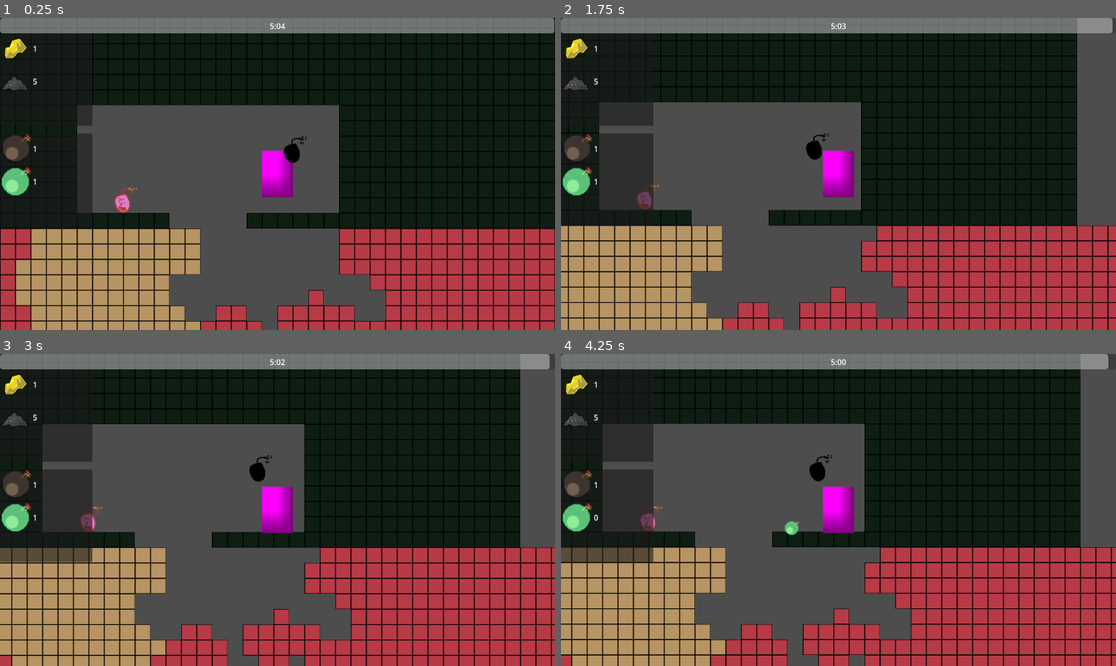
Above: before the commit, frames 1-4 (two rows, left to right).
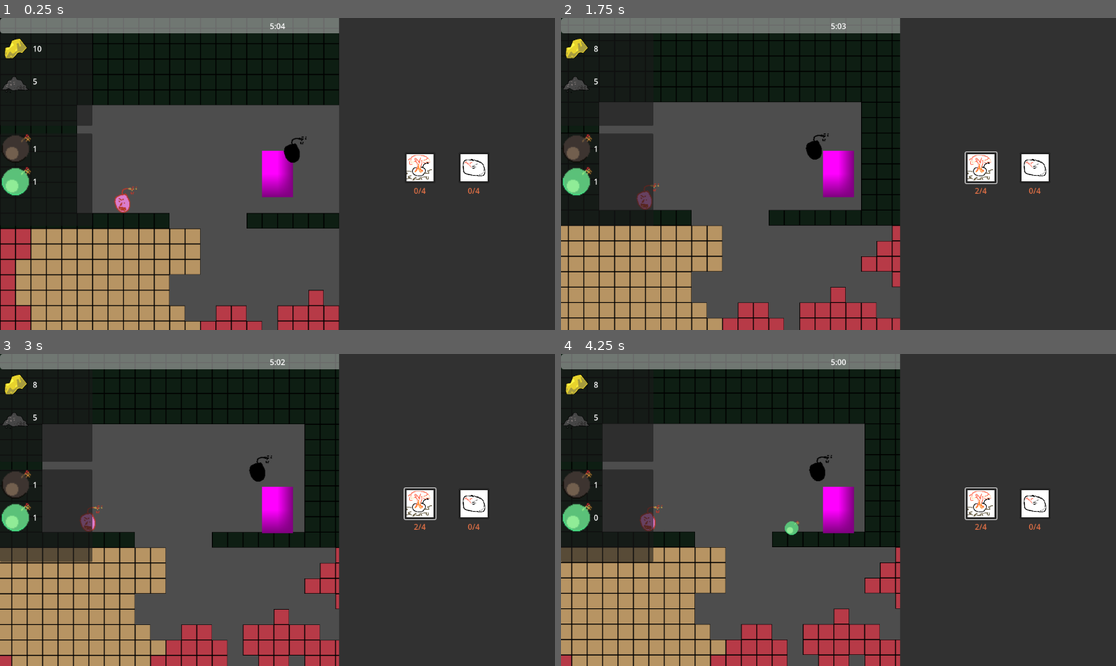
Above: after the commit, the same moments.

Repository: DevFTB/LD57
Game: Godot game, scene res://game.tscn
Two runs of this game, one before a commit and one after it. Both use one fixed random seed, a clock stepped at 60 frames per second and the inputs below.
Inputs (mouse positions are in pixels of both pictures, inside the frame that each line leads up to):
- Up to frame 1 (0.25 s): no input
- Up to frame 2 (1.75 s): click (982, 167) at 0.52 s; tap Enter at 1.25 s; move the mouse to (960, 158) at 1.27 s; hold D (move_right) from 1.28 s (still down); tap E (interact) at 1.35 s; tap W (jump) at 1.52 s; tap 1 (select_bomb_1) at 1.55 s
- Up to frame 3 (3 s): move the mouse to (166, 525) at 2.02 s; tap 1 (select_bomb_1) at 2.1 s; tap W (jump) at 2.27 s; tap 2 (select_bomb_2) at 2.3, 2.85 s; move the mouse to (333, 441) at 2.77 s; release D (move_right) at 2.78 s; hold A (move_left) from 2.78 s (still down)
- Up to frame 4 (4.25 s): tap 3 (select_bomb_3) at 3.05, 3.6 s; move the mouse to (810, 572) at 3.52 s; release A (move_left) at 3.53 s; hold D (move_right) from 3.53 s (still down); tap W (jump) at 3.77 s; click (810, 572) at 3.8 s

The runs differ from the first frame. In frame 1, 39% of the frame differs, in the area x 6-100%, y 0-100%; in frame 2, 39%; in frame 3, 39%, in the area x 5-100%, y 0-100%; in frame 4, 39%.

Commit message:
Limited upgrade menu to the spawn room

Diff:
--- a/entities/player/player.gd
+++ b/entities/player/player.gd
@@ -13,12 +13,14 @@
 @export var available_bomb_types: Array[BombType]
 @export var throw_cooldown := 0.3
 
+var selected_bomb_item: Item
+var can_throw := true
+
+var upgrade_state: PlayerUpgradeState = PlayerUpgradeState.new()
+
 @onready var mineral_inventory_component: InventoryComponent = $MineralInventoryComponent
 @onready var bomb_inventory_component: InventoryComponent = $BombInventoryComponent
-@onready var bomb_cooldown : Timer = $BombCooldown
-
-var selected_bomb_item: Item
-var can_throw := true
+@onready var bomb_cooldown: Timer = $BombCooldown
 
 func _ready() -> void:
 	var inv := bomb_inventory_component.inventory
@@ -51,6 +53,8 @@
 	if items.size() > index:
 		selected_bomb_item = items[index]
 
+const UPGRADE_BOMB_HARDNESS = preload("res://systems/upgrades/upgrade_bomb_hardness.tres")
+const UPGRADE_BOMB_RADIUS = preload("res://systems/upgrades/upgrade_bomb_radius.tres")
 func initiate_throw() -> void:
 	#cooldown
 	can_throw = false
@@ -58,7 +62,12 @@
 
 	var direction := global_position.direction_to(get_global_mouse_position())
 
-	var bomb_type := selected_bomb_item.get_data_component(Item.DataCompontents.BOMB_DATA_COMPONENT) as BombType
+	var bomb_type : BombType = (selected_bomb_item.get_data_component(Item.DataCompontents.BOMB_DATA_COMPONENT)).duplicate()
+
+	# apply upgrades
+	bomb_type.hardness += upgrade_state.get_value(UPGRADE_BOMB_HARDNESS)
+	bomb_type.explosion_radius += upgrade_state.get_value(UPGRADE_BOMB_RADIUS)
+
 
 	var data := ThrowInitiatedEventData.new()
 	data.position = global_position
--- a/entities/player/player_inventory.tres
+++ b/entities/player/player_inventory.tres
@@ -8,7 +8,7 @@
 script = ExtResource("1_4wq8t")
 maximum_size = 50
 starting_inventory = {
-ExtResource("2_5l1br"): 1,
+ExtResource("2_5l1br"): 10,
 ExtResource("3_2qf1j"): 5
 }
 metadata/_custom_type_script = "uid://b0ogai8s7l7sc"
--- a/game.tscn
+++ b/game.tscn
@@ -1,24 +1,32 @@
-[gd_scene load_steps=15 format=4 uid="uid://dwd1eadkk13on"]
+[gd_scene load_steps=21 format=4 uid="uid://dwd1eadkk13on"]
 
 [ext_resource type="PackedScene" uid="uid://be4tedtvsf8on" path="res://entities/player/player.tscn" id="1_80nbo"]
 [ext_resource type="Script" uid="uid://bmkwbjas0ep82" path="res://systems/moab/moab_explosion_system.gd" id="1_j5wjh"]
 [ext_resource type="TileSet" uid="uid://ci0bxhrhedi27" path="res://world/tileset/test_tileset.tres" id="2_e2o6t"]
 [ext_resource type="Script" uid="uid://dxicxe0tvx28m" path="res://world.gd" id="2_hve3p"]
-[ext_resource type="Script" uid="uid://b2x8g2xixii70" path="res://ui/inventory_control.gd" id="3_feb5d"]
+[ext_resource type="Resource" uid="uid://b6xkpnkwkffbg" path="res://systems/upgrades/upgrade_bomb_radius.tres" id="3_e8heu"]
+[ext_resource type="Script" uid="uid://b2x8g2xixii70" path="res://ui/inventory/inventory_control.gd" id="3_feb5d"]
 [ext_resource type="Script" path="res://world/levelgen.gd" id="3_lc2xo"]
 [ext_resource type="Resource" uid="uid://ctoa5b8j1n1x3" path="res://entities/player/player_inventory.tres" id="4_7jktm"]
-[ext_resource type="PackedScene" uid="uid://caoy1avvlxhx0" path="res://ui/test_inventory_item_control.tscn" id="4_fc0e3"]
+[ext_resource type="PackedScene" uid="uid://caoy1avvlxhx0" path="res://ui/inventory/test_inventory_item_control.tscn" id="4_fc0e3"]
 [ext_resource type="Script" uid="uid://dgalf5pstb0iw" path="res://entities/throwables/bomb/bomb_type.gd" id="4_hve3p"]
 [ext_resource type="PackedScene" uid="uid://bq84mpxun851f" path="res://entities/moab/moab_entity.tscn" id="4_j5wjh"]
+[ext_resource type="Resource" uid="uid://b6nkhnlvgtk7s" path="res://systems/upgrades/upgrade_bomb_hardness.tres" id="4_rvswv"]
 [ext_resource type="PackedScene" uid="uid://jc5sht43d6gw" path="res://entities/enemies/enemy.tscn" id="5_vef74"]
 [ext_resource type="Script" uid="uid://cr0u8ykoigma" path="res://ui/bomb_timer/bomb_ui.gd" id="7_eow3j"]
 [ext_resource type="Resource" uid="uid://diae5nc080sux" path="res://entities/player/player_bomb_inventory.tres" id="8_mfdv2"]
+[ext_resource type="PackedScene" uid="uid://df3b6w0eshfhw" path="res://ui/upgrade/upgrade_button.tscn" id="9_215e1"]
+[ext_resource type="Script" uid="uid://1x04lpb258os" path="res://world/detectors/player_detector_area_2d.gd" id="9_rvswv"]
+[ext_resource type="Script" uid="uid://b3r1glubcsdwt" path="res://ui/upgrade/upgrade_gui.gd" id="14_e8heu"]
 
 [sub_resource type="NavigationPolygon" id="NavigationPolygon_vef74"]
 outlines = Array[PackedVector2Array]([PackedVector2Array(-629, -444, 704, -444, 699, 470, -633, 481, -641, -443)])
 parsed_collision_mask = 4294967041
 source_geometry_mode = 2
 agent_radius = 20.0
+
+[sub_resource type="RectangleShape2D" id="RectangleShape2D_rvswv"]
+size = Vector2(536, 224)
 
 [node name="Game" type="Node"]
 
@@ -61,9 +69,20 @@
 [node name="Enemy" parent="World" instance=ExtResource("5_vef74")]
 position = Vector2(160, -3360)
 
+[node name="SpawnAreaPlayerDetector" type="Area2D" parent="World"]
+position = Vector2(-32, -3328)
+collision_layer = 0
+collision_mask = 2
+script = ExtResource("9_rvswv")
+metadata/_custom_type_script = "uid://1x04lpb258os"
+
+[node name="CollisionShape2D" type="CollisionShape2D" parent="World/SpawnAreaPlayerDetector"]
+position = Vector2(12, -16)
+shape = SubResource("RectangleShape2D_rvswv")
+
 [node name="GUI" type="CanvasLayer" parent="."]
 
-[node name="Control" type="Control" parent="GUI"]
+[node name="HUD" type="Control" parent="GUI"]
 layout_mode = 3
 anchors_preset = 15
 anchor_right = 1.0
@@ -71,7 +90,7 @@
 grow_horizontal = 2
 grow_vertical = 2
 
-[node name="InventoryGUI2" type="PanelContainer" parent="GUI/Control" node_paths=PackedStringArray("control_parent")]
+[node name="InventoryGUI2" type="PanelContainer" parent="GUI/HUD" node_paths=PackedStringArray("control_parent")]
 layout_mode = 2
 offset_top = 240.0
 offset_right = 192.0
@@ -81,10 +100,10 @@
 item_control = ExtResource("4_fc0e3")
 control_parent = NodePath("VBoxContainer")
 
-[node name="VBoxContainer" type="VBoxContainer" parent="GUI/Control/InventoryGUI2"]
+[node name="VBoxContainer" type="VBoxContainer" parent="GUI/HUD/InventoryGUI2"]
 layout_mode = 2
 
-[node name="InventoryGUI" type="PanelContainer" parent="GUI/Control" node_paths=PackedStringArray("control_parent")]
+[node name="InventoryGUI" type="PanelContainer" parent="GUI/HUD" node_paths=PackedStringArray("control_parent")]
 layout_mode = 0
 offset_top = 32.0
 offset_right = 192.0
@@ -94,10 +113,10 @@
 item_control = ExtResource("4_fc0e3")
 control_parent = NodePath("VBoxContainer")
 
-[node name="VBoxContainer" type="VBoxContainer" parent="GUI/Control/InventoryGUI"]
+[node name="VBoxContainer" type="VBoxContainer" parent="GUI/HUD/InventoryGUI"]
 layout_mode = 2
 
-[node name="BombProgressBar" type="ProgressBar" parent="GUI/Control" node_paths=PackedStringArray("bomb_explosion_system", "bomb_progress_bar", "time_display")]
+[node name="BombProgressBar" type="ProgressBar" parent="GUI/HUD" node_paths=PackedStringArray("bomb_explosion_system", "bomb_progress_bar", "time_display")]
 layout_mode = 1
 anchors_preset = 10
 anchor_right = 1.0
@@ -110,7 +129,7 @@
 bomb_progress_bar = NodePath(".")
 time_display = NodePath("TimeDisplay")
 
-[node name="TimeDisplay" type="Label" parent="GUI/Control/BombProgressBar"]
+[node name="TimeDisplay" type="Label" parent="GUI/HUD/BombProgressBar"]
 layout_mode = 1
 anchors_preset = 8
 anchor_left = 0.5
@@ -125,3 +144,50 @@
 grow_vertical = 2
 horizontal_alignment = 1
 vertical_alignment = 1
+
+[node name="UpgradeGUI" type="Control" parent="GUI" node_paths=PackedStringArray("spawn_area_detector")]
+layout_mode = 3
+anchors_preset = 11
+anchor_left = 1.0
+anchor_right = 1.0
+anchor_bottom = 1.0
+offset_left = -448.0
+grow_horizontal = 0
+grow_vertical = 2
+script = ExtResource("14_e8heu")
+spawn_area_detector = NodePath("../../World/SpawnAreaPlayerDetector")
+
+[node name="NinePatchRect" type="ColorRect" parent="GUI/UpgradeGUI"]
+layout_mode = 1
+anchors_preset = 15
+anchor_right = 1.0
+anchor_bottom = 1.0
+grow_horizontal = 2
+grow_vertical = 2
+size_flags_horizontal = 3
+mouse_filter = 2
+color = Color(0.193653, 0.193653, 0.193653, 1)
+
+[node name="HBoxContainer" type="HBoxContainer" parent="GUI/UpgradeGUI"]
+layout_mode = 1
+anchors_preset = 14
+anchor_top = 0.5
+anchor_right = 1.0
+anchor_bottom = 0.5
+offset_top = -32.0
+offset_bottom = 32.0
+grow_horizontal = 2
+grow_vertical = 2
+alignment = 1
+
+[node name="UpgradeButton" parent="GUI/UpgradeGUI/HBoxContainer" groups=["player"] instance=ExtResource("9_215e1")]
+layout_mode = 2
+upgrade = ExtResource("4_rvswv")
+
+[node name="Control" type="Control" parent="GUI/UpgradeGUI/HBoxContainer"]
+custom_minimum_size = Vector2(40, 0)
+layout_mode = 2
+
+[node name="UpgradeButton2" parent="GUI/UpgradeGUI/HBoxContainer" instance=ExtResource("9_215e1")]
+layout_mode = 2
+upgrade = ExtResource("3_e8heu")
--- a/project.godot
+++ b/project.godot
@@ -17,6 +17,7 @@
 [global_group]
 
 navigation_polygon_source_geometry_group="REQUIRED FOR NAVIGATION POLYGON"
+player=""
 
 [input]
 
@@ -71,6 +72,11 @@
 "events": [Object(InputEventKey,"resource_local_to_scene":false,"resource_name":"","device":-1,"window_id":0,"alt_press …(191 unchanged characters)…
 ]
 }
+toggle_upgrade_gui={
+"deadzone": 0.2,
+"events": [Object(InputEventKey,"resource_local_to_scene":false,"resource_name":"","device":-1,"window_id":0,"alt_pressed":false,"shift_pressed":false,"ctrl_pressed":false,"meta_pressed":false,"pressed":false,"keycode":0,"physical_keycode":4194306,"key_label":0,"unicode":0,"location":0,"echo":false,"script":null)
+]
+}
 
 [layer_names]
 
--- a/systems/inventory/inventory.gd
+++ b/systems/inventory/inventory.gd
@@ -12,7 +12,6 @@
 		starting_inventory = value
 		for item in starting_inventory:
 			add_item(item, starting_inventory.get(item, 0))
-
 
 var _inventory := {}
 var _current_size := 0
--- a/systems/inventory/item.gd
+++ b/systems/inventory/item.gd
@@ -1,6 +1,5 @@
 extends Resource
 class_name Item
-
 @export var id: StringName
 @export var display_name: String
 @export var texture: Texture2D
--- a/systems/inventory/items/item_basic_bomb.tres
+++ b/systems/inventory/items/item_basic_bomb.tres
@@ -1,7 +1,7 @@
 [gd_resource type="Resource" script_class="Item" load_steps=4 format=3 uid="uid://2rch3ef2vr66"]
 
 [ext_resource type="Script" uid="uid://da7hjs20aj38i" path="res://systems/inventory/item.gd" id="1_lnq8i"]
-[ext_resource type="Resource" uid="uid://bpn705x8mhcqt" path="res://entities/throwables/bomb/bomb_basic_type.tres" id="1_xghga"]
+[ext_resource type="Resource" uid="uid://bpn705x8mhcqt" path="res://entities/throwables/bomb/bomb_basic.tres" id="1_xghga"]
 [ext_resource type="Texture2D" uid="uid://c0nbm2a4tsd3w" path="res://entities/throwables/bomb/throwable_bomb.png" id="3_5k008"]
 
 [resource]
--- a/systems/inventory/items/item_sticky_bomb.tres
+++ b/systems/inventory/items/item_sticky_bomb.tres
@@ -1,6 +1,6 @@
 [gd_resource type="Resource" script_class="Item" load_steps=4 format=3 uid="uid://44skluikbcii"]
 
-[ext_resource type="Resource" uid="uid://b7qldq0q7bpm6" path="res://entities/throwables/bomb/bomb_sticky_type.tres" id="1_g5jtw"]
+[ext_resource type="Resource" uid="uid://b7qldq0q7bpm6" path="res://entities/throwables/bomb/bomb_sticky.tres" id="1_g5jtw"]
 [ext_resource type="Script" uid="uid://da7hjs20aj38i" path="res://systems/inventory/item.gd" id="2_ce461"]
 [ext_resource type="Texture2D" uid="uid://c57v25cl0tews" path="res://entities/throwables/bomb/sticky_bomb.png" id="3_ce461"]
 
--- a/systems/moab/moab_explosion_system.gd
+++ b/systems/moab/moab_explosion_system.gd
@@ -17,7 +17,6 @@
 var _total_time_passed := 0.0
 
 func _ready():
-	#init bomb times
 	bomb_max_value = bomb_timer_starting_value
 	bomb_timer = bomb_timer_starting_value
 
--- /dev/null
+++ b/systems/upgrades/player_upgrade_state.gd
@@ -0,0 +1,16 @@
+extends Resource
+class_name PlayerUpgradeState
+
+var upgrade_tiers: Dictionary[Upgrade, int]
+
+func get_tier(upgrade: Upgrade) -> int:
+	return upgrade_tiers.get(upgrade, 0)
+
+func get_value(upgrade: Upgrade) -> Variant:
+	return upgrade.tier_value_map[get_tier(upgrade)]
+
+func increment_upgrade_tier(upgrade: Upgrade) -> void:
+	var current_tier := get_tier(upgrade)
+	if upgrade.num_tiers > current_tier + 1:
+		upgrade_tiers.set(upgrade, current_tier + 1)
+		emit_changed()
--- a/systems/upgrades/upgrade.gd
+++ b/systems/upgrades/upgrade.gd
@@ -1,17 +1,23 @@
 extends Resource
 class_name Upgrade
 
-@export var id: StringName
+enum UpgradeType {
+	BOMB_RADIUS, BOMB_HARDNESS
+}
+
+@export var type: UpgradeType
 @export var display_name: String
 @export var texture: Texture2D
 @export var num_tiers: int:
 	get:
 		return num_tiers
+
+@export var tier_value_map: Dictionary[int, Variant] = {}
+
 var levels: Array[int]
 
-
-func _init(p_id: StringName = "default", p_display_name: String = "Item", p_texture: Texture2D = null) -> void:
-	id = p_id
+func _init(p_type: UpgradeType = UpgradeType.BOMB_RADIUS, p_display_name: String = "Item", p_texture: Texture2D = null) -> void:
+	type = p_type
 	display_name = p_display_name
 	texture = p_texture
 
--- /dev/null
+++ b/systems/upgrades/upgrade_bomb_hardness.tres
@@ -0,0 +1,18 @@
+[gd_resource type="Resource" script_class="Upgrade" load_steps=3 format=3 uid="uid://b6nkhnlvgtk7s"]
+
+[ext_resource type="Script" uid="uid://dycw7l33nfhy8" path="res://systems/upgrades/upgrade.gd" id="1_7enb1"]
+[ext_resource type="Texture2D" uid="uid://nfi4v3bb6elw" path="res://systems/upgrades/icons/bomb_strength.png" id="2_bc300"]
+
+[resource]
+script = ExtResource("1_7enb1")
+type = 1
+display_name = "Bomb Hardness"
+texture = ExtResource("2_bc300")
+num_tiers = 5
+tier_value_map = Dictionary[int, Variant]({
+0: 0.0,
+1: 1.0,
+2: 2.0,
+3: 3.0,
+4: 4.0
+})
--- /dev/null
+++ b/systems/upgrades/upgrade_bomb_radius.tres
@@ -0,0 +1,18 @@
+[gd_resource type="Resource" script_class="Upgrade" load_steps=3 format=3 uid="uid://b6xkpnkwkffbg"]
+
+[ext_resource type="Script" uid="uid://dycw7l33nfhy8" path="res://systems/upgrades/upgrade.gd" id="1_2rgr4"]
+[ext_resource type="Texture2D" uid="uid://kqpbfn6i6agw" path="res://systems/upgrades/icons/bomb_radius_icon.png" id="2_4u0uo"]
+
+[resource]
+script = ExtResource("1_2rgr4")
+type = 0
+display_name = "Bomb Radius"
+texture = ExtResource("2_4u0uo")
+num_tiers = 5
+tier_value_map = Dictionary[int, Variant]({
+0: 1.0,
+1: 2.0,
+2: 3.0,
+3: 4.0,
+4: 5.0
+})
--- a/ui/test_inventory_item_control.tscn
+++ b/ui/inventory/test_inventory_item_control.tscn
@@ -1,6 +1,6 @@
 [gd_scene load_steps=2 format=3 uid="uid://caoy1avvlxhx0"]
 
-[ext_resource type="Script" uid="uid://c7wlknyyg870u" path="res://ui/inventory_item_control.gd" id="1_bn6ra"]
+[ext_resource type="Script" uid="uid://c7wlknyyg870u" path="res://ui/inventory/inventory_item_control.gd" id="1_bn6ra"]
 
 [node name="HBoxContainer" type="HBoxContainer" node_paths=PackedStringArray("texture_rect", "amount_label")]
 custom_minimum_size = Vector2(0, 32)
--- a/ui/test_upgrade_control_scene.tscn
+++ b/ui/upgrade/test_upgrade_control_scene.tscn
@@ -1,6 +1,6 @@
-[gd_scene load_steps=2 format=3 uid="uid://cine4lnyuyj15"]
+[gd_scene load_steps=2 format=3 uid="uid://bnbwg5vpy4avb"]
 
-[ext_resource type="PackedScene" uid="uid://cm1cpvqfbd7yk" path="res://ui/upgrade_button.tscn" id="1_765ag"]
+[ext_resource type="PackedScene" uid="uid://df3b6w0eshfhw" path="res://ui/upgrade/upgrade_button.tscn" id="1_765ag"]
 
 [node name="TestUpgradeControlScene" type="CanvasLayer"]
 
@@ -20,15 +20,12 @@
 offset_top = 4.0
 offset_right = 83.0
 offset_bottom = 74.0
-max_level = 3
 
 [node name="UpgradeButton2" parent="." node_paths=PackedStringArray("dependecies") instance=ExtResource("1_765ag")]
 offset_left = -7.0
 offset_top = -131.0
 offset_right = 33.0
 offset_bottom = -61.0
-max_level = 7
-tier = 2
 dependecies = {
 NodePath("../UpgradeButton"): 3
 }
@@ -38,8 +35,6 @@
 offset_top = -131.0
 offset_right = 132.0
 offset_bottom = -61.0
-max_level = 5
-tier = 1
 dependecies = {
 NodePath("../UpgradeButton"): 2
 }
@@ -49,8 +44,6 @@
 offset_top = -277.0
 offset_right = 86.0
 offset_bottom = -207.0
-max_level = 2
-tier = 3
 dependecies = {
 NodePath("../UpgradeButton2"): 3,
 NodePath("../UpgradeButton3"): 4
--- /dev/null
+++ b/ui/upgrade/upgrade_button.gd
@@ -0,0 +1,54 @@
+@tool
+extends Control
+class_name UpgradeButton
+
+@export var upgrade : Upgrade
+@export var dependecies: Dictionary[UpgradeButton, int]
+
+@onready var player : Player = get_tree().get_first_node_in_group("player")
+
+@onready var label = $Label
+@onready var button: Button = $Button
+
+var current_tier: int:
+	get:
+		return player.upgrade_state.get_tier(upgrade)
+
+
+func _ready() -> void:
+	button.pressed.connect(_on_pressed)
+	player.upgrade_state.changed.connect(_on_upgrade_state_changed)
+	_on_upgrade_state_changed()
+
+const LEVEL_FORMAT_STRING := "%d/%d"
+func _on_upgrade_state_changed() -> void:
+	label.text = LEVEL_FORMAT_STRING % [current_tier, upgrade.num_tiers - 1]
+
+	button.disabled = not can_upgrade()
+	button.icon = upgrade.texture
+
+const ITEM_UPGRADIUM = preload("res://systems/inventory/items/item_upgradium.tres")
+
+func _on_pressed():
+	if can_upgrade():
+		player.mineral_inventory_component.inventory.remove_item(ITEM_UPGRADIUM, 1)
+		player.upgrade_state.increment_upgrade_tier(upgrade)
+
+func can_upgrade():
+	# TODO: Check money is enough and take money
+	var has_items := player.mineral_inventory_component.inventory.has_item(ITEM_UPGRADIUM, 1)
+	var valid_level := current_tier == 0 or current_tier < upgrade.num_tiers
+
+	if not (has_items and valid_level):
+		return false
+	else:
+		var dependencies_satisfied := dependecies.size() == 0
+		if not dependencies_satisfied:
+			for dependency in dependecies:
+					dependencies_satisfied = dependecies and dependency.current_level >= dependecies[dependency]
+
+		return dependencies_satisfied
+
+func _draw():
+	for dependency in dependecies:
+		draw_line(dependency.get_position()+Vector2(dependency.size.x/2,0)-self.get_position(), Vector2(self.get_size().x/2, self.get_size().y), Color.BLACK, 3)
--- /dev/null
+++ b/ui/upgrade/upgrade_button.tscn
@@ -0,0 +1,36 @@
+[gd_scene load_steps=4 format=3 uid="uid://df3b6w0eshfhw"]
+
+[ext_resource type="Script" uid="uid://83gcc3c0wdlt" path="res://ui/upgrade/upgrade_button.gd" id="1_gwg2v"]
+[ext_resource type="Resource" uid="uid://cknalc1li3lyb" path="res://systems/upgrades/upgrade.tres" id="2_lcpy1"]
+
+[sub_resource type="LabelSettings" id="LabelSettings_qdyvx"]
+font_color = Color(0.871201, 0.433732, 0.270906, 1)
+
+[node name="UpgradeButton" type="VBoxContainer"]
+custom_minimum_size = Vector2(64, 64)
+anchors_preset = 8
+anchor_left = 0.5
+anchor_top = 0.5
+anchor_right = 0.5
+anchor_bottom = 0.5
+offset_left = -32.0
+offset_top = -35.0
+offset_right = 32.0
+offset_bottom = 35.0
+grow_horizontal = 2
+grow_vertical = 2
+script = ExtResource("1_gwg2v")
+upgrade = ExtResource("2_lcpy1")
+
+[node name="Button" type="Button" parent="."]
+custom_minimum_size = Vector2(64, 64)
+layout_mode = 2
+size_flags_vertical = 3
+expand_icon = true
+
+[node name="Label" type="Label" parent="."]
+layout_mode = 2
+size_flags_vertical = 8
+text = "0/0"
+label_settings = SubResource("LabelSettings_qdyvx")
+horizontal_alignment = 1
--- /dev/null
+++ b/ui/upgrade/upgrade_gui.gd
@@ -0,0 +1,21 @@
+extends Control
+
+@export var spawn_area_detector: PlayerDetectorArea2D
+
+var toggleable := true
+
+func _ready() -> void:
+	if spawn_area_detector:
+		spawn_area_detector.player_entered.connect(set_toggleable.bind(true).unbind(1))
+		spawn_area_detector.player_exited.connect(set_toggleable.bind(false).unbind(1))
+	else:
+		push_error("No spawn area detector assigned to upgrade GUI")
+
+func _input(event: InputEvent) -> void:
+	if event.is_action_released("toggle_upgrade_gui") and toggleable:
+		visible = not visible
+
+func set_toggleable(value: bool) -> void:
+	toggleable = value
+	if not toggleable:
+		hide()
--- a/ui/upgrade_button.gd
+++ /dev/null
@@ -1,38 +0,0 @@
-@tool
-
-extends Control
-class_name UpgradeButton
-
-@export var max_level = 0 :
-	set(value):
-		max_level = value
-		$Label.text = str(current_level) + "/" + str(max_level)
-
-@export var upgrade : Resource
-@export var tier = 0
-@export var dependecies: Dictionary[UpgradeButton, int]
-@onready var panel = $Button/Panel
-@onready var label = $Label
-var current_level = 0
-
-func _ready() -> void:
-	label.text = str(current_level) + "/" + str(max_level)
-
-func _on_pressed():
-	if can_upgrade():
-		upgrade.add_level(tier)
-		current_level = upgrade.levels[tier]
-	label.text = str(current_level) + "/" + str(max_level)
-
-func can_upgrade():
-	# TODO: Check money is enough
-	if current_level == 0 or upgrade.levels[tier] < max_level:
-		if dependecies.size() == 0:
-			return true
-		for dependency in dependecies:
-			if dependency.current_level >= dependecies[dependency]:
-				return true
-
-func _draw():
-	for dependency in dependecies:
-		draw_line(dependency.get_position()+Vector2(dependency.size.x/2,0)-self.get_position(), Vector2(self.get_size().x/2, self.get_size().y), Color.BLACK, 3)
--- a/ui/upgrade_button.tscn
+++ /dev/null
@@ -1,51 +0,0 @@
-[gd_scene load_steps=3 format=3 uid="uid://cm1cpvqfbd7yk"]
-
-[ext_resource type="Script" uid="uid://83gcc3c0wdlt" path="res://ui/upgrade_button.gd" id="1_gwg2v"]
-[ext_resource type="Resource" uid="uid://cknalc1li3lyb" path="res://systems/upgrades/upgrade.tres" id="2_lcpy1"]
-
-[node name="UpgradeButton" type="Control"]
-layout_mode = 3
-anchors_preset = 8
-anchor_left = 0.5
-anchor_top = 0.5
-anchor_right = 0.5
-anchor_bottom = 0.5
-offset_left = -20.0
-offset_top = -35.0
-offset_right = 20.0
-offset_bottom = 35.0
-grow_horizontal = 2
-grow_vertical = 2
-script = ExtResource("1_gwg2v")
-upgrade = ExtResource("2_lcpy1")
-
-[node name="Button" type="Button" parent="."]
-layout_mode = 1
-anchors_preset = 5
-anchor_left = 0.5
-anchor_right = 0.5
-offset_left = -20.0
-offset_right = 20.0
-offset_bottom = 40.0
-grow_horizontal = 2
-
-[node name="Panel" type="Panel" parent="Button"]
-layout_mode = 2
-offset_right = 40.0
-offset_bottom = 40.0
-mouse_filter = 2
-
-[node name="Label" type="Label" parent="."]
-layout_mode = 1
-anchors_preset = 12
-anchor_top = 1.0
-anchor_right = 1.0
-anchor_bottom = 1.0
-offset_top = -23.0
-grow_horizontal = 2
-grow_vertical = 0
-size_flags_vertical = 8
-text = "0/0"
-horizontal_alignment = 1
-
-[connection signal="pressed" from="Button" to="." method="_on_pressed"]
--- a/world/detectors/player_detector_area_2d.gd
+++ b/world/detectors/player_detector_area_2d.gd
@@ -8,19 +8,23 @@
 var players_in_area: Array[Player]
 
 func _ready() -> void:
-    body_entered.connect(_on_body_entered)
-    body_exited.connect(_on_body_exited)
+	body_entered.connect(_on_body_entered)
+	body_exited.connect(_on_body_exited)
+
+	var bodies := get_overlapping_bodies()
+	for body in bodies:
+			_on_body_entered(body)
 
 func _on_body_entered(body: Node2D) -> void:
-    if body is Player:
-        players_in_area.append(body)
-        body.interacted.connect(player_interacted.emit.bind(body))
+	if body is Player:
+		players_in_area.append(body)
+		body.interacted.connect(player_interacted.emit.bind(body))
 
-        player_entered.emit(body)
+		player_entered.emit(body)
 
 func _on_body_exited(body: Node2D) -> void:
-    if body is Player:
-        players_in_area.erase(body)
-        body.interacted.disconnect(player_interacted.emit.bind(body))
+	if body is Player:
+		players_in_area.erase(body)
+		body.interacted.disconnect(player_interacted.emit.bind(body))
 
-        player_exited.emit(body)
+		player_exited.emit(body)
Renamed: entities/throwables/bomb/bomb_basic_type.tres -> entities/throwables/bomb/bomb_basic.tres
Renamed: entities/throwables/bomb/bomb_sticky_type.tres -> entities/throwables/bomb/bomb_sticky.tres
Binary file added: systems/upgrades/icons/bomb_radius_icon.png
Not shown, added: systems/upgrades/icons/bomb_radius_icon.png.import
Binary file added: systems/upgrades/icons/bomb_strength.png
Not shown, added: systems/upgrades/icons/bomb_strength.png.import
Not shown, added: systems/upgrades/player_upgrade_state.gd.uid
Renamed: ui/inventory_control.gd -> ui/inventory/inventory_control.gd
Renamed: ui/inventory_control.gd.uid -> ui/inventory/inventory_control.gd.uid
Renamed: ui/inventory_item_control.gd -> ui/inventory/inventory_item_control.gd
Renamed: ui/inventory_item_control.gd.uid -> ui/inventory/inventory_item_control.gd.uid
Renamed: ui/upgrade_button.gd.uid -> ui/upgrade/upgrade_button.gd.uid
(and 1 more such lines)
